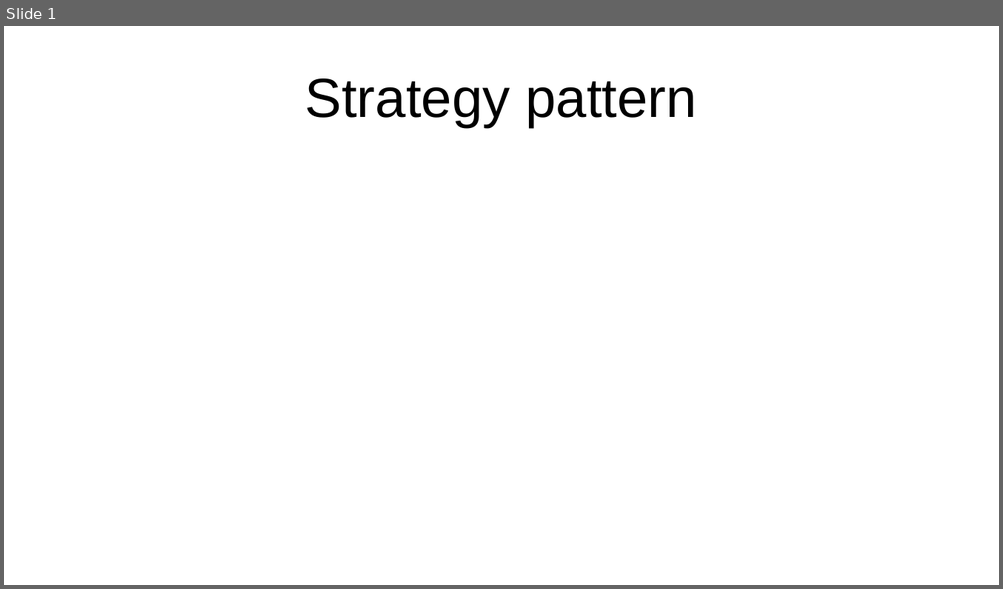
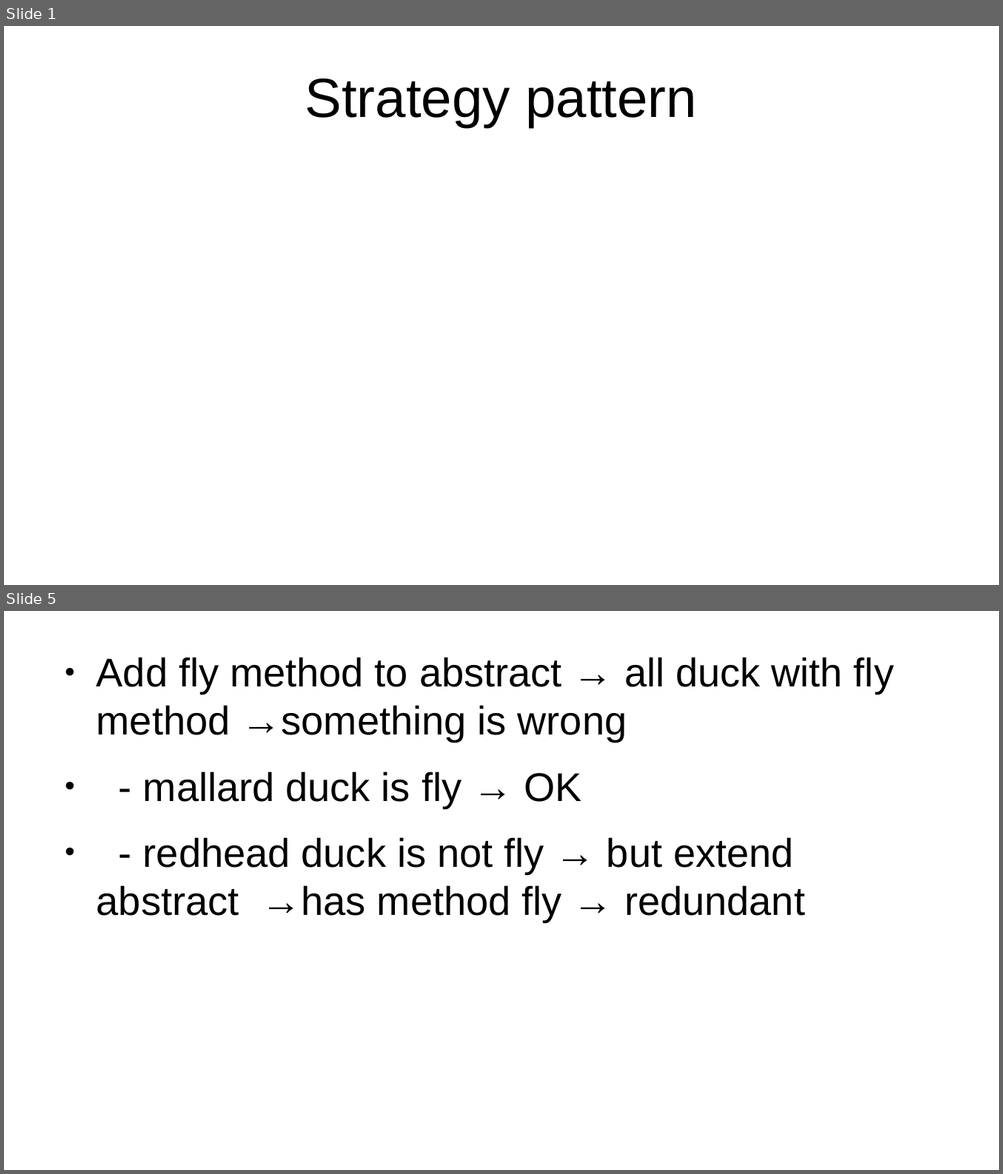
Before and after one commit to cuongnl/design_pattern, a slide deck: strategy_pattern/note.odp. Shown one above the other, each under a label of ours: slide 1 before the commit, slides 1 and 5 after it; the slides between them are not shown. The pictures are 1003x589 and 1003x1174 pixels, drawn with LibreOffice and Linux fonts; fonts in the diff are those of the drawing. Boxes give left, top, right and bottom in pixels: in the first picture for what was removed or moved away, otherwise in the second. Text is boxed around its words. In the diff, an @@ line names an element or a change of style, - is before the commit and + after.

```diff
--- a/strategy_pattern/note.odp
+++ b/strategy_pattern/note.odp
@@ slide 5 added at (4,611,999,1170), background #FFFFFF @@
@@ text added at (96,657,893,922), 32 pt, text #000000 @@
+● Add fly method to abstract → all duck with fly method →something is wrong
+● - mallard duck is fly → OK
+● - redhead duck is not fly → but extend abstract →has method fly → redundant
```
Also in this commit, not shown: 3 other slides added, 4 other files.
